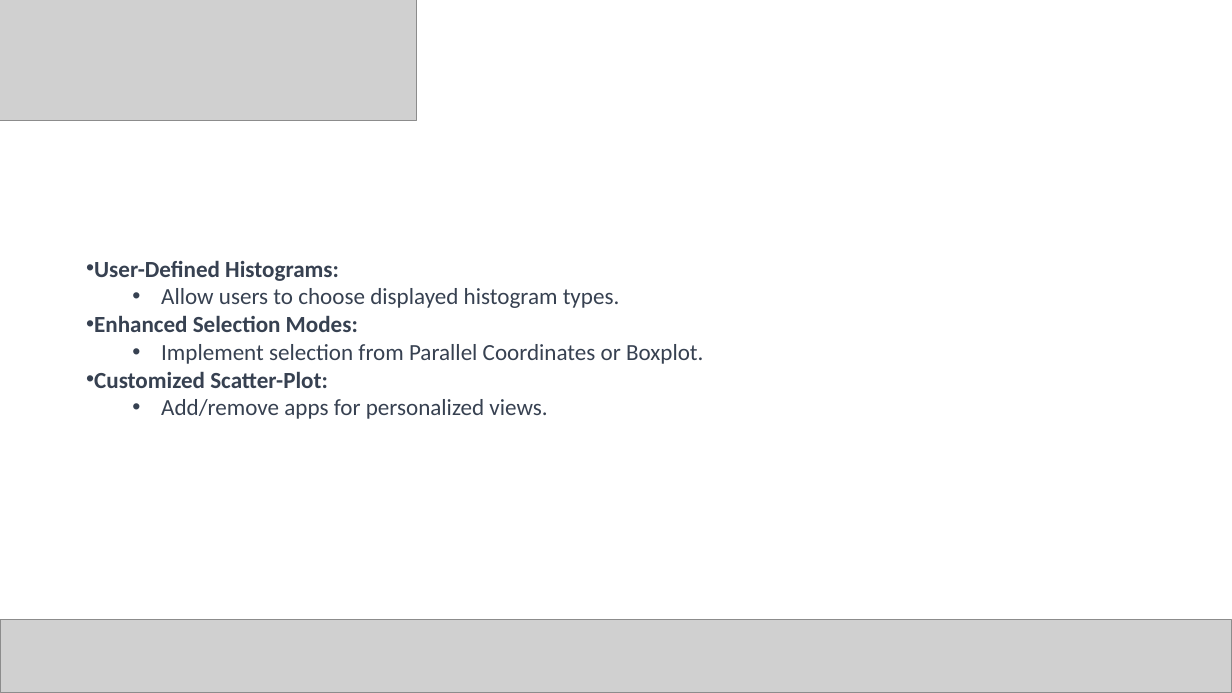
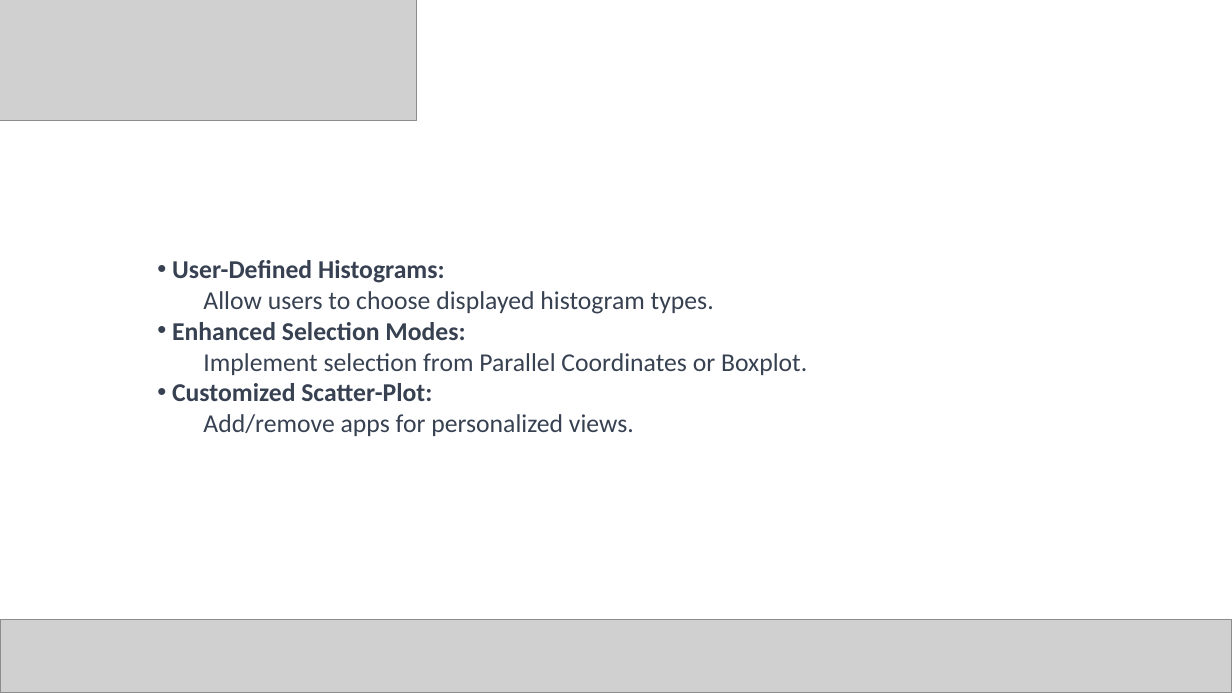
Before and after one commit to Cristian-Fioravanti/Visual-Analytics, a slide deck: slide 23 of Visual Analytics.pptx (slide 24 before the commit). Drawn at 1232x693 pixels with LibreOffice and Linux fonts; fonts in the diff are those of the drawing; grey boxes stand for pictures. Boxes give left, top, right and bottom in pixels: in the first picture for what was removed or moved away, otherwise in the second. Text is boxed around its words. In the diff, an @@ line names an element or a change of style, - is before the commit and + after.

```diff
--- a/Visual Analytics.pptx
+++ b/Visual Analytics.pptx
@@ text "User-Defined Histograms:" moved from (x1=94, y1=260, x2=703, y2=419) to (x1=172, y1=260, x2=807, y2=436) @@
@@ text "User-Defined Histograms:" at (x1=172, y1=260, x2=807, y2=436): size 18 to 20 pt; bullet • to none @@
```
Also in this commit, not shown: 2 other slides changed, 1 slide added, 2 slides removed.
